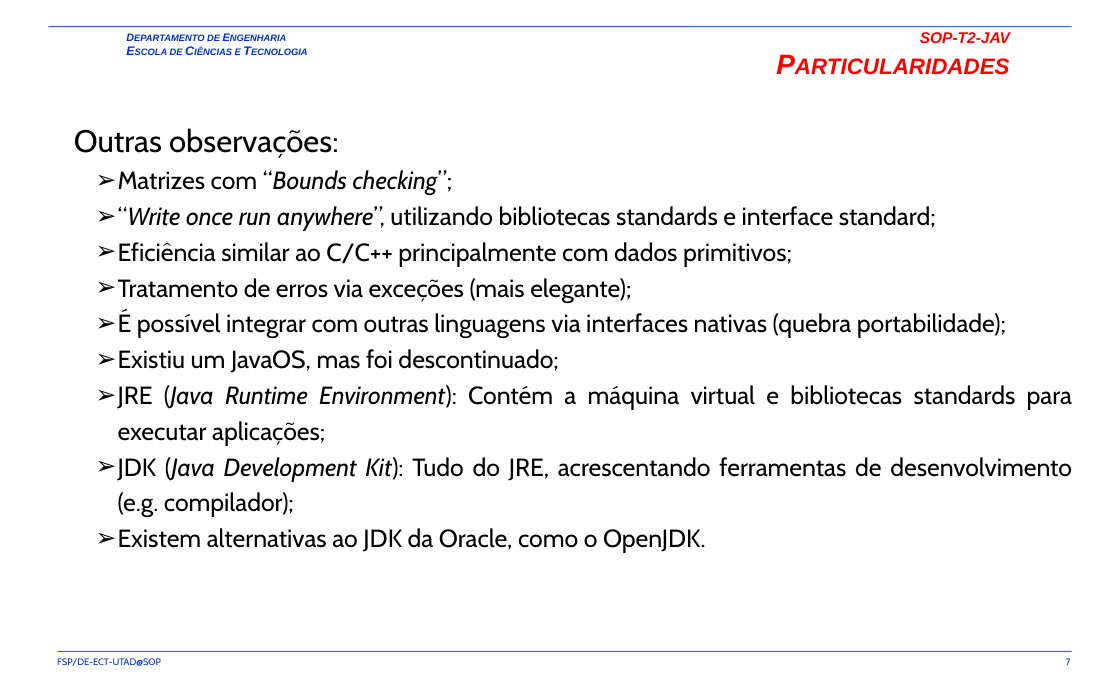
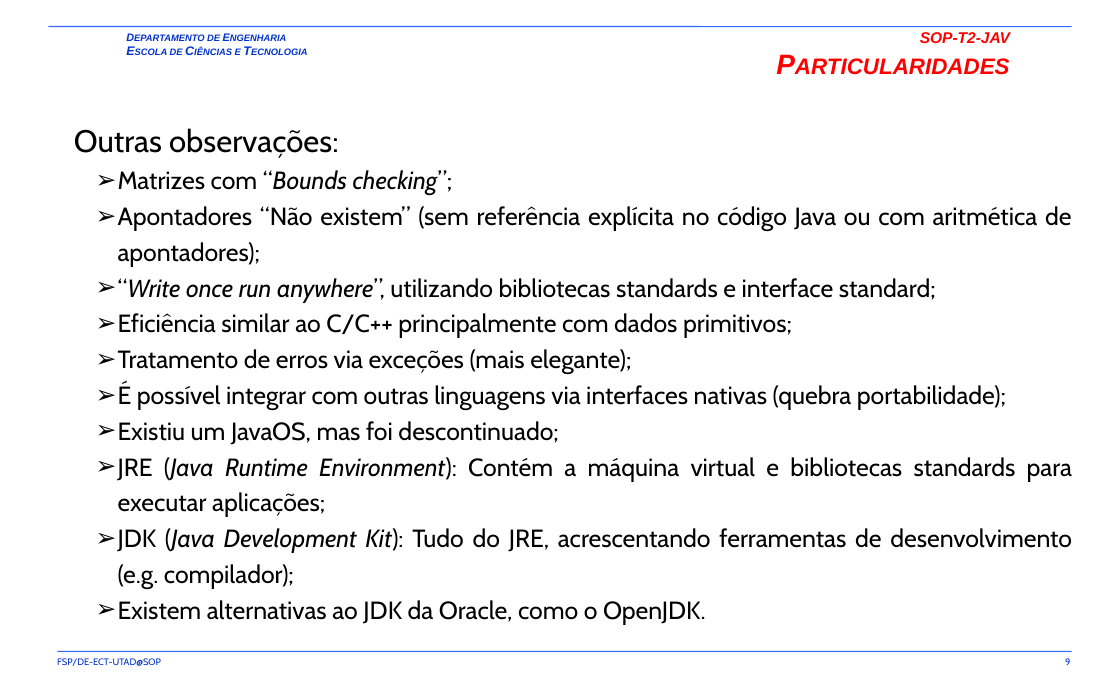
Before and after one commit to fsp864/UTAD-SOP, a slide deck: slide 9 of aulas/t/SOP-T2-JAV.pptx (slide 7 before the commit). Drawn at 1120x700 pixels with LibreOffice and Linux fonts; fonts in the diff are those of the drawing; background and template pictures are left out. Boxes give left, top, right and bottom in pixels: in the first picture for what was removed or moved away, otherwise in the second. Text is boxed around its words. In the diff, an @@ line names an element or a change of style, - is before the commit and + after.

Commit message:
update Java ppt

```diff
--- a/aulas/t/SOP-T2-JAV.pptx
+++ b/aulas/t/SOP-T2-JAV.pptx
@@ text at bbox=[118, 206, 1071, 266]: paragraph added @@
+  ➢ Apontadores “Não existem” (sem referência explícita no código Java ou com aritmética de apontadores);
@@ page number at bbox=[1065, 658, 1070, 665]: text changed @@
-7
+9
```
Also in this commit, not shown: 3 other slides changed, 2 slides added.
